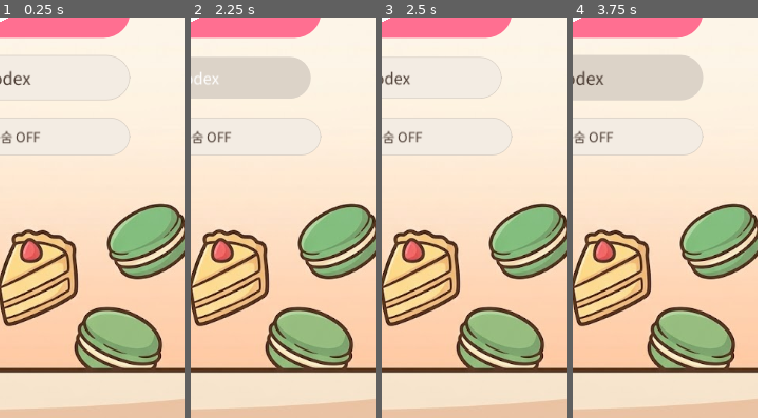
Above: before the commit, frames 1-4 (left to right).
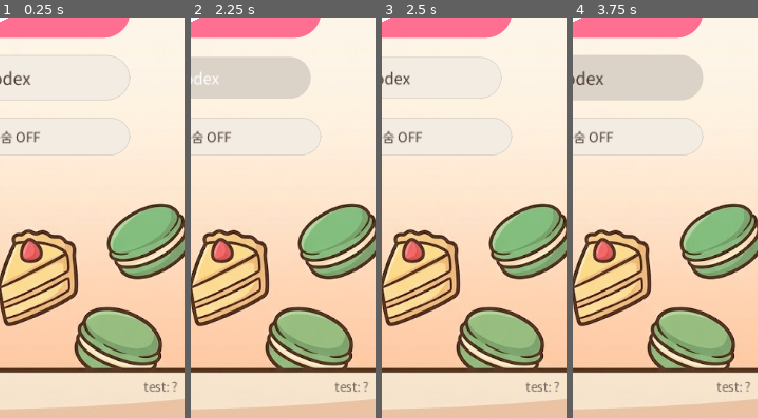
Above: after the commit, the same moments.

Repository: yellyB/game-slot-kitchen
Game: Godot game, scene res://scenes/Main.tscn
Same seed, same stepped clock (60 frames per second), same inputs: the game is played once before the commit and once after it. Sound files missing from this copy of the repository are replaced by a short silence.
Inputs (mouse positions are % of the whole screen's width and height, from its top left):
- Up to frame 1 (0.25 s): no input
- Up to frame 2 (2.25 s): tap Enter at 0.5 s; move the mouse to (72, 45) at 0.52 s; hold D 0.53-1.25 s; tap Q at 0.6 s; click (72, 45) at 0.67 s; tap Space at 0.77 s; click (11, 5) at 1.25 s; drag from (30, 55) to (45, 70) at 2.02 s
- Up to frame 3 (2.5 s): no input
- Up to frame 4 (3.75 s): move the mouse to (60, 28) at 2.77 s; hold D 2.78-3.5 s; tap R at 2.85 s; click (60, 28) at 2.92 s; drag from (45, 70) to (20, 35) at 3.52 s
The pictures show only the part of the screen within x 48-98%, y 50-100%; the shares and areas given below are measured in that part.

The runs differ from the first frame. In frame 1, 0.2% of the frame differs, in the area x 77-96%, y 91-94%; in frame 2, 0.2%; in frame 3, 0.2%; in frame 4, 0.2%.

Commit message:
feat: 타이틀 우하단 빌드 표기 — 릴리스 v<버전> / 디버그 test:<커밋해시>
project.godot에 config/version 추가(릴리스 표기 소스), BuildInfo 헬퍼로
릴리스=버전·디버그=커밋해시 분기. 해시는 빌드 때 구운 build_commit.txt
우선, 에디터면 git 폴백.

Co-Authored-By: Claude Opus 4.8 (1M context) <noreply@anthropic.com>

Diff:
--- a/project.godot
+++ b/project.godot
@@ -11,6 +11,7 @@
 [application]
 
 config/name="Slot Kitchen"
+config/version="1.2.0"
 config/description="슬롯 키친 — 도넛 카페 슬롯 요리 게임 MVP"
 run/main_scene="res://scenes/Main.tscn"
 config/quit_on_go_back=false
--- /dev/null
+++ b/scripts/build_info.gd
@@ -0,0 +1,24 @@
+## 타이틀 하단 빌드 표기용. 릴리스=v<버전>, 디버그/테스트빌드=test: <커밋해시>.
+## 해시는 기기(APK)에 git이 없어 런타임 조회 불가 → 빌드 때 build_commit.txt로 구워 넣는다.
+## (에디터 실행 땐 파일이 없으니 git으로 직접 조회하는 폴백.)
+
+const COMMIT_FILE := "res://build_commit.txt"
+
+
+static func version() -> String:
+	return str(ProjectSettings.get_setting("application/config/version", ""))
+
+
+static func commit() -> String:
+	if FileAccess.file_exists(COMMIT_FILE):
+		return FileAccess.get_file_as_string(COMMIT_FILE).strip_edges()
+	var out: Array = []
+	var proj := ProjectSettings.globalize_path("res://")
+	if OS.execute("git", ["-C", proj, "rev-parse", "--short", "HEAD"], out) == 0 and not out.is_empty():
+		return str(out[0]).strip_edges()
+	return "?"
+
+
+## 타이틀에 찍을 한 줄.
+static func label() -> String:
+	return "test: " + commit() if OS.is_debug_build() else "v" + version()
--- a/scripts/title_screen.gd
+++ b/scripts/title_screen.gd
@@ -8,6 +8,7 @@
 signal dbg_lives_pressed   # 디버그(로컬/테스트빌드) 전용 — 목숨 시스템 해금 토글
 
 const TITLE_TEXT := "Slot Kitchen"   # 타이틀은 언어 무관 영어 로고로 고정
+const BuildInfo := preload("res://scripts/build_info.gd")
 
 var _start_btn: Button
 var _codex_btn: Button
@@ -101,6 +102,20 @@
 	gear.pressed.connect(_open_settings)
 	Audio.attach_click(gear)   # 설정 버튼 클릭음
 	add_child(gear)
+
+	# 우하단 빌드 표기 — 릴리스=v<버전>, 디버그/테스트빌드=test: <커밋해시>.
+	var ver := UI.label(BuildInfo.label(), 13, Palette.COCOA_600)
+	ver.horizontal_alignment = HORIZONTAL_ALIGNMENT_RIGHT
+	ver.mouse_filter = Control.MOUSE_FILTER_IGNORE
+	ver.anchor_left = 1.0
+	ver.anchor_right = 1.0
+	ver.anchor_top = 1.0
+	ver.anchor_bottom = 1.0
+	ver.offset_left = -220
+	ver.offset_right = -14
+	ver.offset_top = -44
+	ver.offset_bottom = -20
+	add_child(ver)
 
 
 # 글자별 색 — 딸기핑크·크림옐로 교차(따뜻한 도넛 카페 톤). 공백은 건너뜀.
Not shown, added: scripts/build_info.gd.uid
